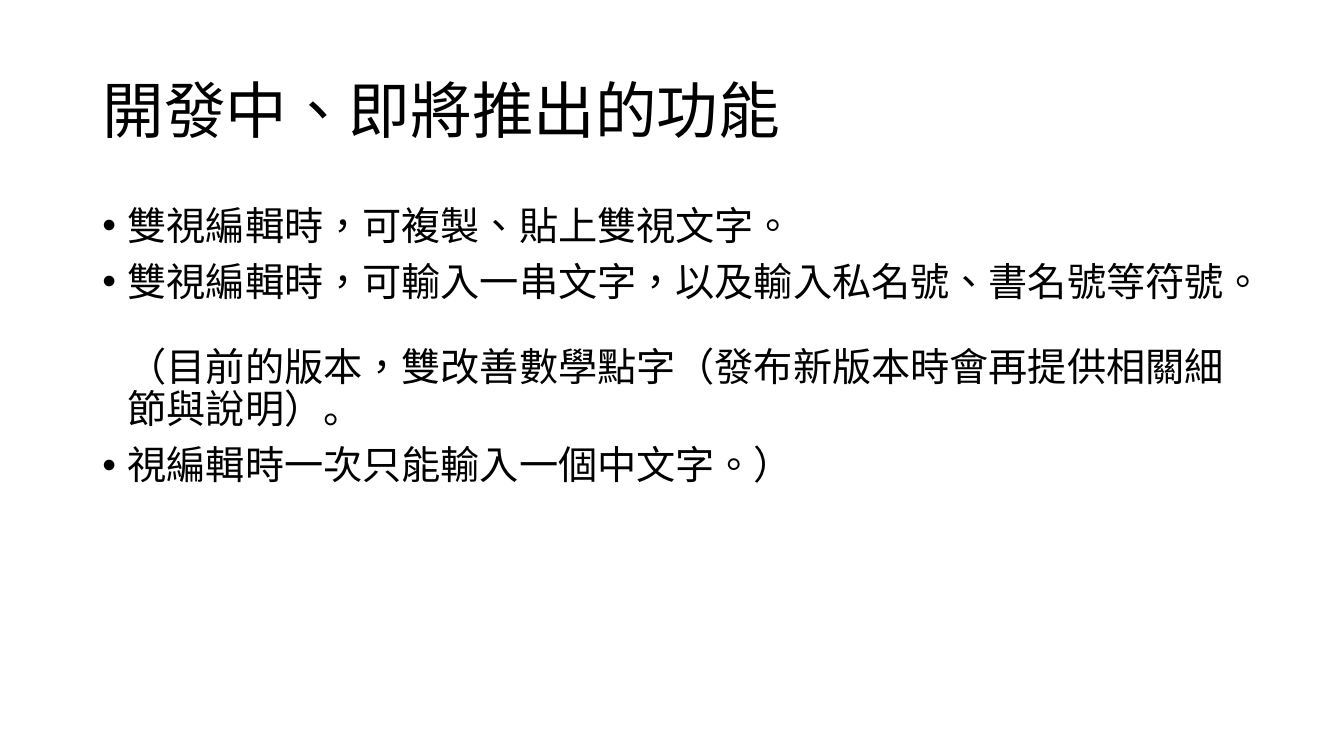
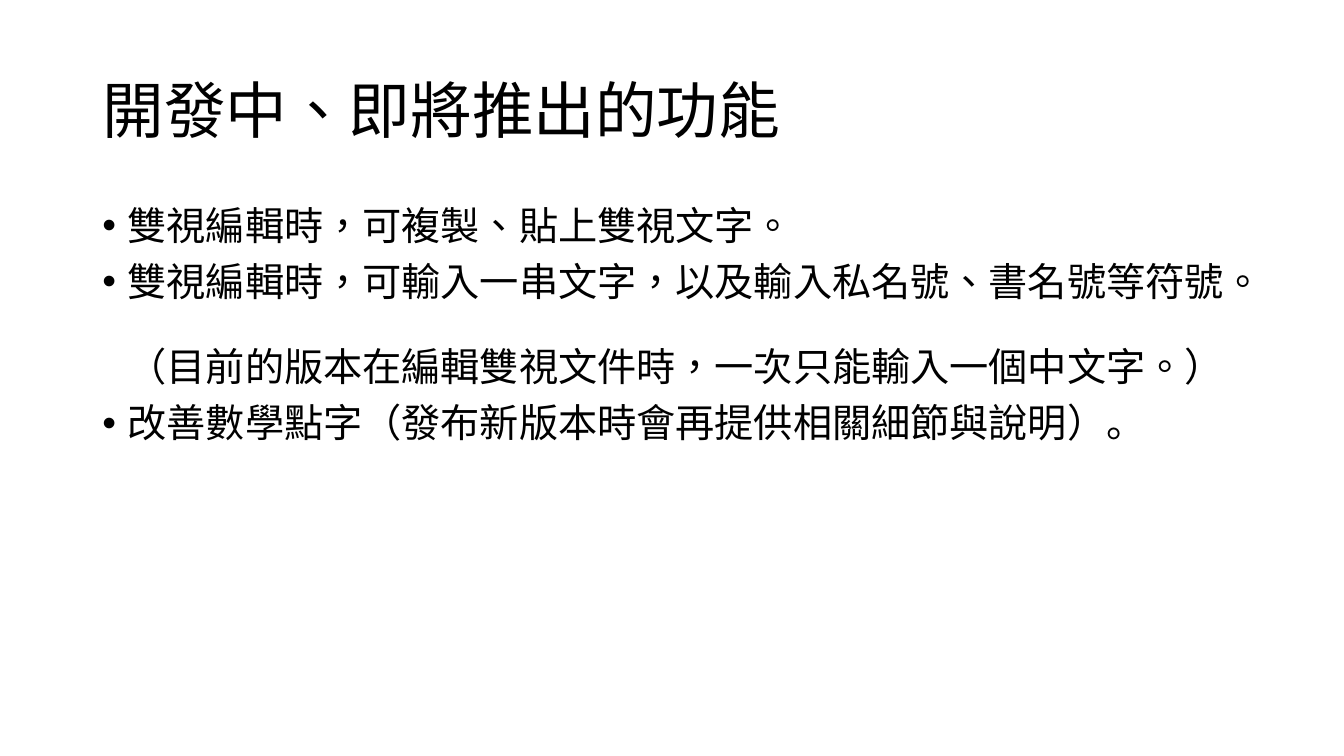
Before and after one commit to braillekit/text-to-braille, a slide deck: slide 16 of Doc/行銷/易點雙視 v3 有哪些新功能與改善.pptx. Drawn at 1344x756 pixels with LibreOffice and Linux fonts; fonts in the diff are those of the drawing. Boxes give left, top, right and bottom in pixels: in the first picture for what was removed or moved away, otherwise in the second. Text is boxed around its words. In the diff, an @@ line names an element or a change of style, - is before the commit and + after.

Commit message:
minor fix.

```diff
--- a/Doc/行銷/易點雙視 v3 有哪些新功能與改善.pptx
+++ b/Doc/行銷/易點雙視 v3 有哪些新功能與改善.pptx
@@ text at [128, 263, 1263, 441]: text changed @@
-• 雙視編輯時，可輸入一串文字，以及輸入私名號、書名號等符號。
-  （目前的版本，雙改善數學點字（發布新版本時會再提供相關細節與說明）。
-• 視編輯時一次只能輸入一個中文字。）
+• 雙視編輯時，可輸入一串文字，以及輸入私名號、書名號等符號。
+  （目前的版本在編輯雙視文件時，一次只能輸入一個中文字。）
+• 改善數學點字（發布新版本時會再提供相關細節與說明）。
```
Also in this commit, not shown: 1 other slide changed.
